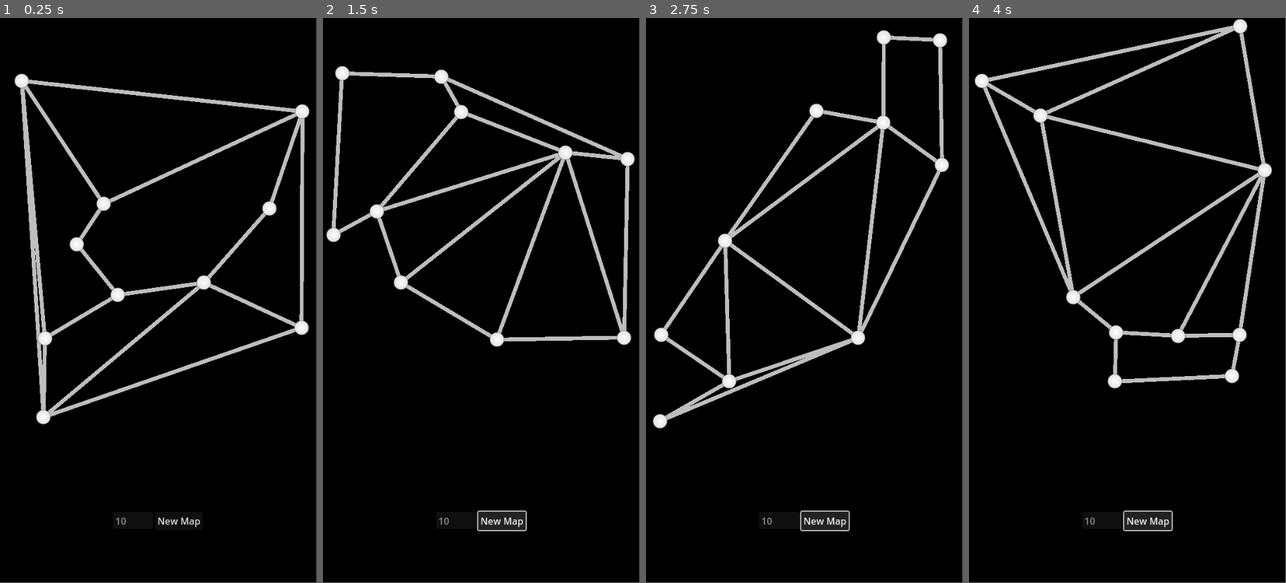
Above: before the commit, frames 1-4 (left to right).
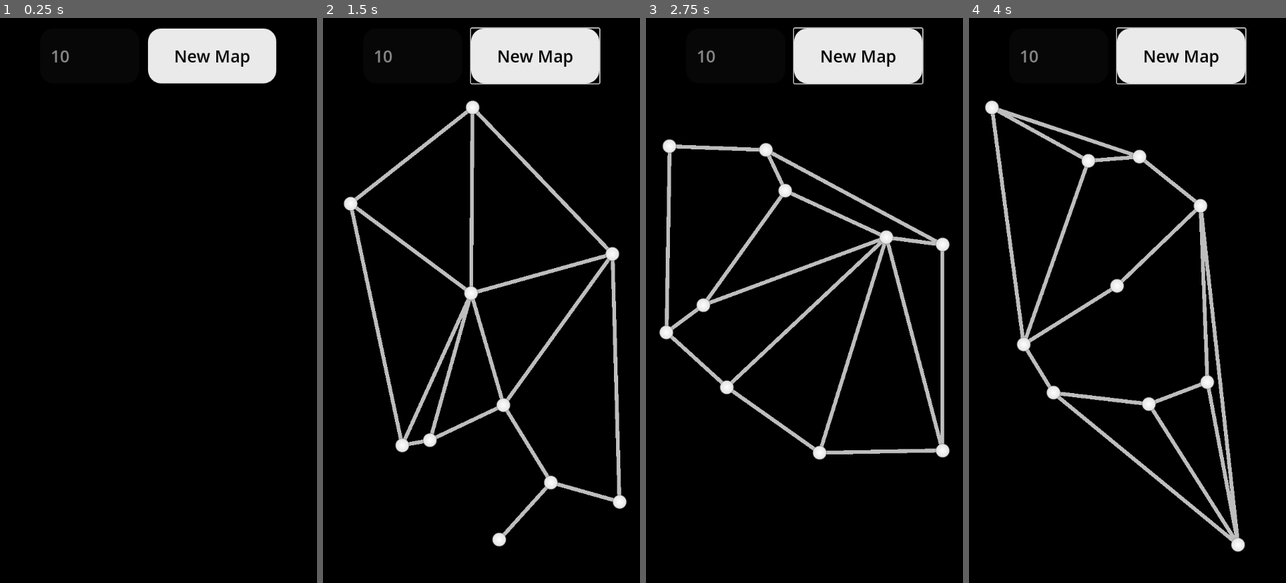
Above: after the commit, the same moments.

Repository: Hitchhiker-Dave/Jaquaysed-Dungen
Game: Godot game, scene res://scenes/MainScreen.tscn
Two runs of this game, one before a commit and one after it. Both use one fixed random seed, a clock stepped at 60 frames per second and the inputs below.
Inputs:
- Up to frame 1 (0.25 s): no input
- Up to frame 2 (1.5 s): click "New Map" at 0.5 s; click "New Map" at 1.25 s
- Up to frame 3 (2.75 s): click "New Map" at 2 s
- Up to frame 4 (4 s): tap Enter at 2.75 s; tap Space at 3.5 s
The window is 449x799 before the commit and 450x800 after it. Grey fills any space a smaller window leaves; there, only what the larger window draws over its background counts as a difference.

The runs differ from the first frame. In frame 1, 11% of the frame differs, in the area x 4-98%, y 1-91%; in frame 2, 16%, in the area x 0-99%, y 1-94%; in frame 3, 15%; in frame 4, 15%.

Commit message:
UI changes
Edited UI to be more mobile friendly

Added custom styling to ui

Diff:
--- a/project.godot
+++ b/project.godot
@@ -25,17 +25,15 @@
 
 [display]
 
-window/size/viewport_width=540
-window/size/viewport_height=960
+window/size/viewport_width=608
+window/size/viewport_height=1080
 window/handheld/orientation=1
 
 [input]
 
 new_map={
 "deadzone": 0.2,
-"events": [Object(InputEventKey,"resource_local_to_scene":fa …(140 unchanged characters)… d":false,"keycode":0,"physical_keycode":32,"key_label":0,"unicode":32,"location":0,"echo":false,"script":null)
-, Object(InputEventKey,"resource_local_to_scene":false,"resource_name":"","device":-1,"window_id":0,"alt_pressed":false,"shift_pressed":false,"ctrl_pressed":false,"meta_pressed":false,"pressed":false,"keycode":0,"physical_keycode":4194309,"key_label":0,"unicode":0,"location":0,"echo":false,"script":null)
-, Object(InputEventKey,"resource_local_to_scene":false,"resource_name":"","device":-1,"window_id":0,"alt_pressed":false,"shift_pressed":false,"ctrl_pressed":false,"meta_pressed":false,"pressed":false,"keycode":0,"physical_keycode":82,"key_label":0,"unicode":114,"location":0,"echo":false,"script":null)
+"events": [Object(InputEventKey,"resource_local_to_scene":fa …(140 unchanged characters)… d":false,"keycode":0,"physical_keycode":82,"key_label":0,"unicode":114,"location":0,"echo":false,"script":null)
 ]
 }
 
--- a/scenes/MainScreen.tscn
+++ b/scenes/MainScreen.tscn
@@ -1,7 +1,8 @@
-[gd_scene load_steps=3 format=3 uid="uid://dgqjqol5b7rd1"]
+[gd_scene load_steps=4 format=3 uid="uid://dgqjqol5b7rd1"]
 
 [ext_resource type="PackedScene" uid="uid://cc3xj2oqfyxui" path="res://objects/graph_handler.tscn" id="1_j6ixq"]
 [ext_resource type="Script" uid="uid://dl2ux2vs3btvs" path="res://scripts/main_screen.gd" id="1_ton5t"]
+[ext_resource type="Theme" uid="uid://crli0p2ornsts" path="res://themes/MainUI.tres" id="2_no7ry"]
 
 [node name="MainScreen" type="Node2D"]
 script = ExtResource("1_ton5t")
@@ -11,33 +12,57 @@
 offset_bottom = 1079.0
 color = Color(0, 0, 0, 1)
 
-[node name="VBoxContainer" type="VBoxContainer" parent="."]
-offset_right = 40.0
-offset_bottom = 40.0
-size_flags_horizontal = 6
-size_flags_vertical = 6
+[node name="MainContainer" type="MarginContainer" parent="."]
+offset_right = 611.0
+offset_bottom = 957.0
+size_flags_horizontal = 3
+size_flags_vertical = 3
+theme_override_constants/margin_left = 10
+theme_override_constants/margin_top = 20
+theme_override_constants/margin_right = 10
+theme_override_constants/margin_bottom = 20
 
-[node name="GraphHandler" parent="VBoxContainer" instance=ExtResource("1_j6ixq")]
+[node name="VBoxContainer" type="VBoxContainer" parent="MainContainer"]
+layout_mode = 2
+
+[node name="UI_Box" type="CenterContainer" parent="MainContainer/VBoxContainer"]
+layout_mode = 2
+size_flags_horizontal = 3
+
+[node name="HBoxContainer" type="HBoxContainer" parent="MainContainer/VBoxContainer/UI_Box"]
+layout_mode = 2
+size_flags_vertical = 3
+theme = ExtResource("2_no7ry")
+
+[node name="LineEdit" type="LineEdit" parent="MainContainer/VBoxContainer/UI_Box/HBoxContainer"]
+unique_name_in_owner = true
+layout_mode = 2
+size_flags_horizontal = 10
+placeholder_text = "10"
+
+[node name="CursedSpacer" type="Label" parent="MainContainer/VBoxContainer/UI_Box/HBoxContainer"]
+layout_mode = 2
+text = "  "
+horizontal_alignment = 1
+
+[node name="Button" type="Button" parent="MainContainer/VBoxContainer/UI_Box/HBoxContainer"]
+layout_mode = 2
+text = "New Map"
+
+[node name="HBoxContainer" type="HBoxContainer" parent="MainContainer/VBoxContainer"]
+layout_mode = 2
+size_flags_vertical = 3
+
+[node name="GraphContainer" type="MarginContainer" parent="MainContainer/VBoxContainer/HBoxContainer"]
+unique_name_in_owner = true
+layout_mode = 2
+size_flags_horizontal = 3
+size_flags_vertical = 3
+
+[node name="GraphHandler" parent="MainContainer/VBoxContainer/HBoxContainer/GraphContainer" instance=ExtResource("1_j6ixq")]
 unique_name_in_owner = true
 layout_mode = 2
 metadata/_edit_use_anchors_ = true
 
-[node name="UI_Box" type="CenterContainer" parent="."]
-offset_right = 540.0
-offset_bottom = 31.0
-size_flags_horizontal = 3
-size_flags_vertical = 3
-
-[node name="HBoxContainer" type="HBoxContainer" parent="UI_Box"]
-layout_mode = 2
-
-[node name="LineEdit" type="LineEdit" parent="UI_Box/HBoxContainer"]
-layout_mode = 2
-placeholder_text = "10"
-
-[node name="Button" type="Button" parent="UI_Box/HBoxContainer"]
-layout_mode = 2
-text = "New Map"
-
-[connection signal="focus_exited" from="UI_Box/HBoxContainer/LineEdit" to="." method="_on_line_edit_focus_exited"]
-[connection signal="button_up" from="UI_Box/HBoxContainer/Button" to="." method="_on_button_button_up"]
+[connection signal="focus_exited" from="MainContainer/VBoxContainer/UI_Box/HBoxContainer/LineEdit" to="." method="_on_line_edit_focus_exited"]
+[connection signal="button_up" from="MainContainer/VBoxContainer/UI_Box/HBoxContainer/Button" to="." method="_on_button_button_up"]
--- a/scripts/graph_handler.gd
+++ b/scripts/graph_handler.gd
@@ -7,8 +7,6 @@
 
 #testing/temp var declaration
 @onready var nodeCount : int = 10
-@onready var map_width : float
-@onready var map_height : float
 @onready var nodeRadius : float = 10.0
 @onready var minRadius : float = 8.0
 
@@ -32,18 +30,23 @@
 ##place nodeCount nodes onto screen
 func generateNodes(coords : Array, width : float, height : float) -> void:
 	#print("Generating New Nodes")
+	var min_width : float = get_parent().global_position.x
+	var min_height : float = get_parent().global_position.y
 	var x : float = 0
 	var y : float = 0
 	var padding : float = nodeRadius
+
 	for i in nodeCount:
 		#print("Coords[", i, "]: ", coords[i])
-		x = min(coords[i][0] * width + padding + randf_range(-1 * width / 4.0, width / 4.0),
-			width * nodeCount - (padding / 2.0))
-		if x < (padding / 2.0): x = padding / 2.0
-
-		y = min(coords[i][1] * height + padding + randf_range(-1 * height / 4.0, height / 4.0),
-			height * nodeCount - (padding / 2.0))
-		if y < (padding / 2.0): y = padding / 2.0
+		x = min((coords[i][0] * width) + min_width + padding
+			+ randf_range((-1 * width / 4.0), (width / 4.0)),
+			(width * nodeCount) + min_width - (padding))
+		if x < padding + min_width: x = padding + min_width
+
+		y = min((coords[i][1] * height) + min_height + padding
+			+ randf_range((-1 * height / 4.0), (height / 4.0)),
+			(height * nodeCount) + min_height - (padding))
+		if y < padding + (min_height * 1.5): y = padding + (min_height * 1.1)
 
 		addNode(x, y)
 	return
@@ -53,10 +56,11 @@
 #range for placing a node. make sure to pop the used coords to prevent potential overlap
 func newMap() -> void:
 	#var declaration
+	var map_size : Vector2 = (get_parent_area_size())
 	var grid_coords : Array = []
-	var grid_width : float = map_width / nodeCount
-	var grid_height : float = map_height / nodeCount
-	nodeRadius = maxf(minRadius, minf(map_width, map_height) / (nodeCount * 2))
+	var grid_width : float = map_size[0] / nodeCount
+	var grid_height : float = map_size[1] / nodeCount
+	nodeRadius = maxf(minRadius, minf(map_size[0], map_size[1]) / (nodeCount * 2))
 
 	#initialize valid grid coords
 	for y in range(nodeCount):
--- a/scripts/main_screen.gd
+++ b/scripts/main_screen.gd
@@ -3,26 +3,29 @@
 #get children/components
 @onready var background: ColorRect = $Background
 @onready var graph_handler: GraphManager = %GraphHandler
-@onready var ui_box: CenterContainer = $UI_Box
-@onready var line_edit: LineEdit = $UI_Box/HBoxContainer/LineEdit
-
-#temp vars until I set up the flexbox enviroment for Graph Handler
-@onready var map_div_width : float = DisplayServer.window_get_size().x
-@onready var map_div_height : float = DisplayServer.window_get_size().y * (3.0/4.0)
-@onready var ui_div_height : float = DisplayServer.window_get_size().y * (7.0/8.0)
+@onready var line_edit: LineEdit = %LineEdit
+@onready var main_container: MarginContainer = $MainContainer
 
 #var declaration
 @export var roomCount : int = 10 ##number of rooms generated, max 100
 @onready var maxRooms : int = 100
 
 func _ready() -> void:
+	#set background and main ui size
+	main_container.size = DisplayServer.window_get_size()
 	background.size = DisplayServer.window_get_size()
-	ui_box.position.y = ui_div_height
 
+	#set up manual ui padding
+	var hpad : int = mini(DisplayServer.window_get_size().x, 10)
+	var vpad : int = mini(DisplayServer.window_get_size().y, 20)
+
+	main_container.add_theme_constant_override("margin_top", vpad)
+	main_container.add_theme_constant_override("margin_bottom", vpad)
+	main_container.add_theme_constant_override("margin_left", hpad)
+	main_container.add_theme_constant_override("margin_right", hpad)
+
+	#set up graph handler
 	graph_handler.nodeCount = mini(roomCount, maxRooms)
-	graph_handler.map_width = map_div_width
-	graph_handler.map_height = map_div_height
-	graph_handler.newMap()
 	return
 
 func _process(_delta: float) -> void:
--- /dev/null
+++ b/themes/LineEdit.tres
@@ -0,0 +1,10 @@
+[gd_resource type="StyleBoxFlat" format=3 uid="uid://33mgpq1c3s0o"]
+
+[resource]
+content_margin_left = 20.0
+content_margin_right = 50.0
+bg_color = Color(1, 1, 1, 0.027451)
+corner_radius_top_left = 25
+corner_radius_top_right = 25
+corner_radius_bottom_right = 25
+corner_radius_bottom_left = 25
--- /dev/null
+++ b/themes/MainUI.tres
@@ -0,0 +1,21 @@
+[gd_resource type="Theme" load_steps=5 format=3 uid="uid://crli0p2ornsts"]
+
+[ext_resource type="StyleBox" uid="uid://blwfqry8uk2ps" path="res://themes/button.tres" id="1_t36tl"]
+[ext_resource type="StyleBox" uid="uid://33mgpq1c3s0o" path="res://themes/LineEdit.tres" id="2_ovt2b"]
+
+[sub_resource type="SystemFont" id="SystemFont_ovt2b"]
+font_names = PackedStringArray("Jost")
+
+[sub_resource type="SystemFont" id="SystemFont_t13mx"]
+font_names = PackedStringArray("Jost")
+
+[resource]
+Button/colors/font_color = Color(0.0338534, 0.0338532, 0.0338533, 1)
+Button/colors/font_hover_color = Color(0.00566108, 0.00566118, 0.00566118, 1)
+Button/font_sizes/font_size = 32
+Button/fonts/font = SubResource("SystemFont_ovt2b")
+Button/styles/hover = ExtResource("1_t36tl")
+Button/styles/normal = ExtResource("1_t36tl")
+LineEdit/font_sizes/font_size = 32
+LineEdit/fonts/font = SubResource("SystemFont_t13mx")
+LineEdit/styles/normal = ExtResource("2_ovt2b")
--- /dev/null
+++ b/themes/button.tres
@@ -0,0 +1,12 @@
+[gd_resource type="StyleBoxFlat" format=3 uid="uid://blwfqry8uk2ps"]
+
+[resource]
+content_margin_left = 50.0
+content_margin_top = 30.0
+content_margin_right = 50.0
+content_margin_bottom = 30.0
+bg_color = Color(0.91664, 0.91664, 0.91664, 1)
+corner_radius_top_left = 25
+corner_radius_top_right = 25
+corner_radius_bottom_right = 25
+corner_radius_bottom_left = 25
Not shown, changed: builds/Jaquaysed_Dun_Gen.apk
Not shown, changed: builds/Jaquaysed_Dun_Gen.apk.idsig
